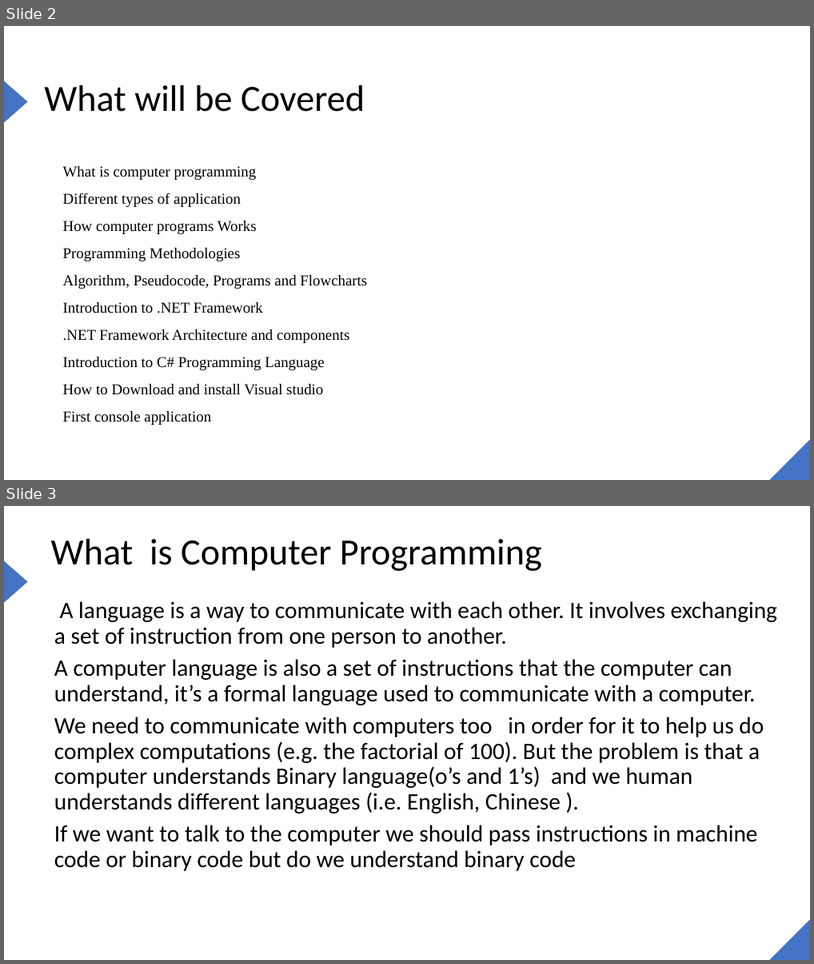
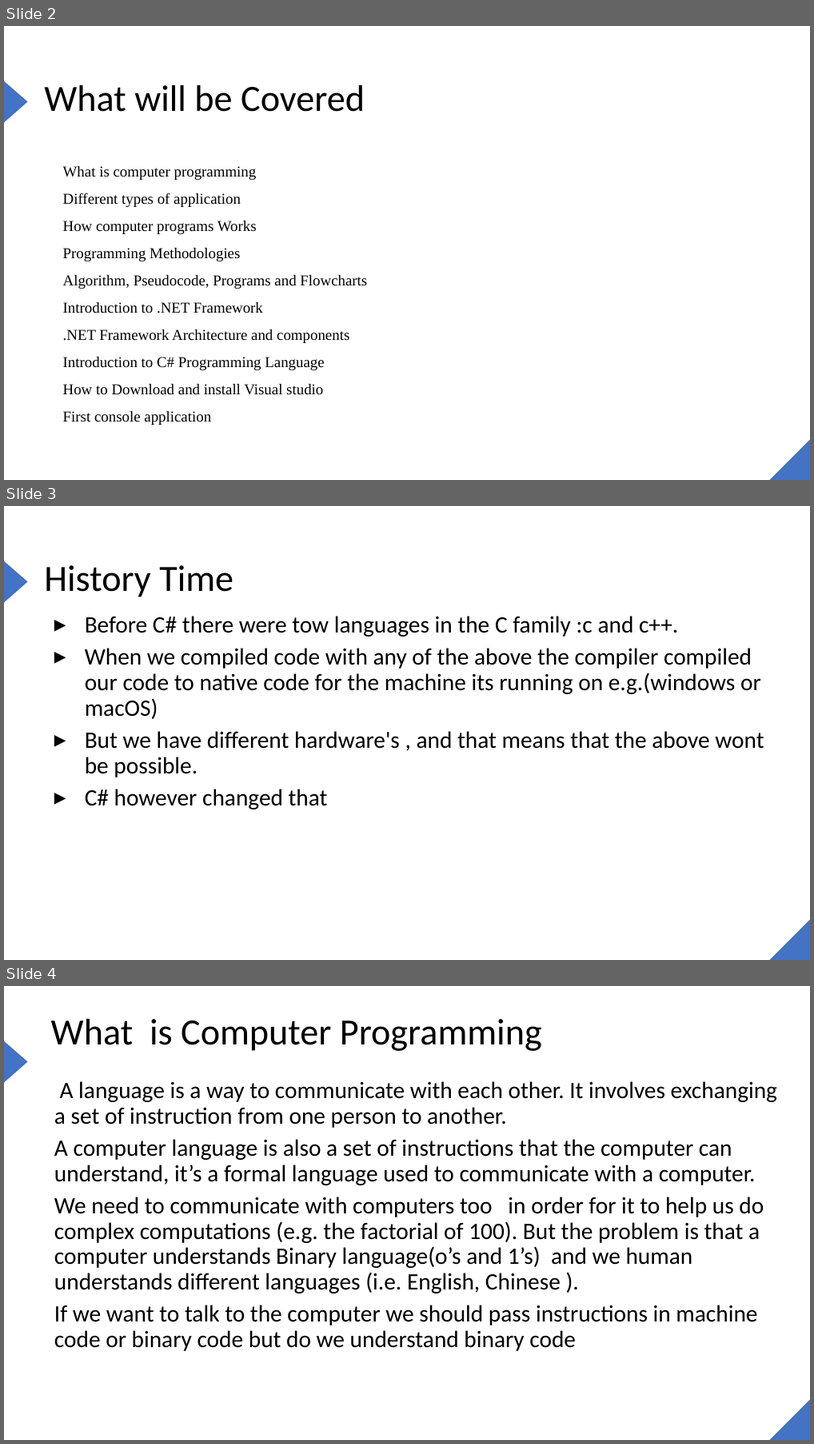
Before and after one commit to joe6276/The-sharp-Repo, a slide deck: Slides/1. Introduction to the .NET FRAMEWORK/1. Intoduction to .NET.pptx. Shown one above the other, each under a label of ours: slides 2 and 3 before the commit, slides 2, 3 and 4 after it. The pictures are 814x964 and 814x1444 pixels, drawn with LibreOffice and Linux fonts; fonts in the diff are those of the drawing. Boxes give left, top, right and bottom in pixels: in the first picture for what was removed or moved away, otherwise in the second. Text is boxed around its words. In the diff, an @@ line names an element or a change of style, - is before the commit and + after.

```diff
--- a/Slides/1. Introduction to the .NET FRAMEWORK/1. Intoduction to .NET.pptx
+++ b/Slides/1. Introduction to the .NET FRAMEWORK/1. Intoduction to .NET.pptx
@@ slide 3 added at (4, 506, 810, 960), background #FFFFFF; not listed: 2 template elements that a slide beside it also shows @@
@@ title added at (44, 565, 234, 597), 44 pt, text #000000 @@
+History Time
@@ text added at (85, 616, 764, 809), 28 pt, text #000000 @@
+▸ Before C# there were tow languages in the C family :c and c++.
+▸ When we compiled code with any of the above the compiler compiled our code to native code for the machine its running on e.g.(windows or macOS)
+▸ But we have different hardware's , and that means that the above wont be possible.
+▸ C# however changed that
@@ what was slide 3 is now slide 4 @@
```
Also in this commit, not shown: 3 other files.
